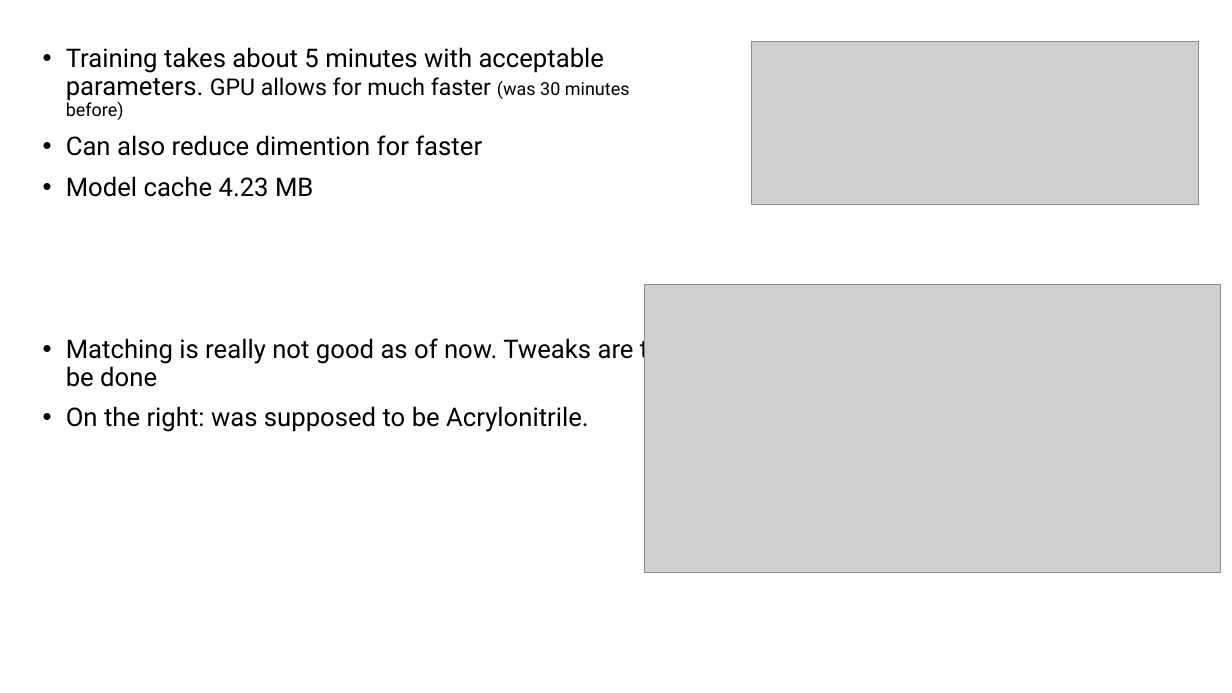
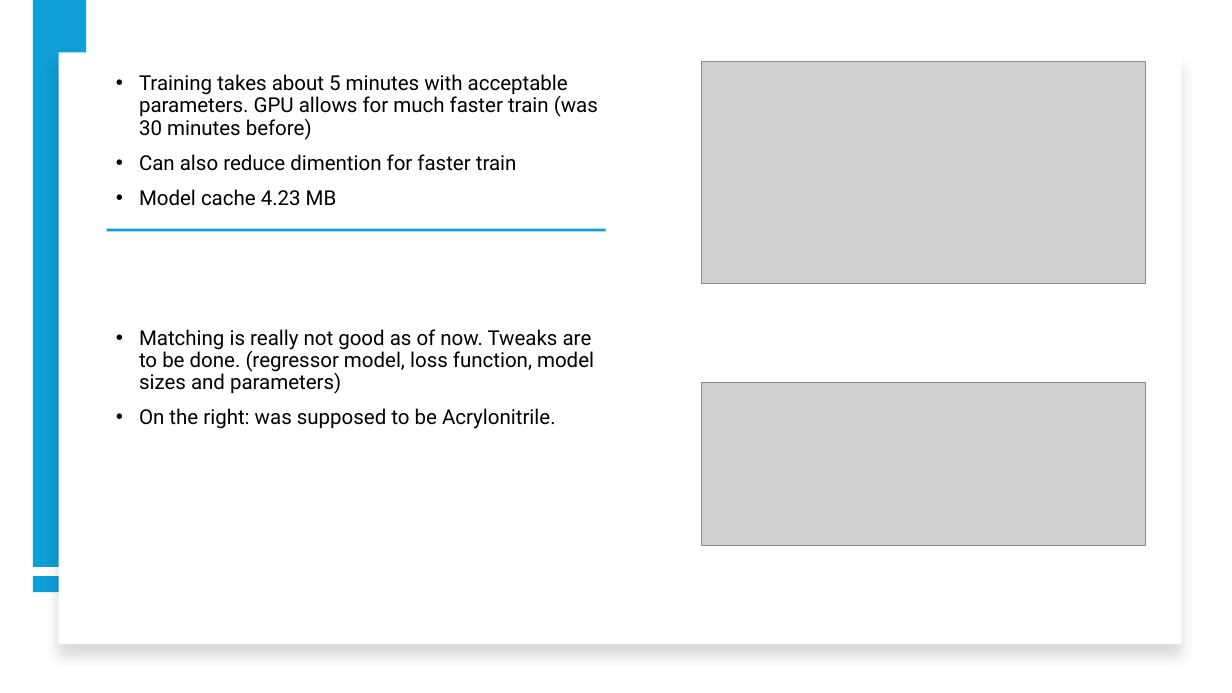
Before and after one commit to blichub/temp_raman_personal, a slide deck: slide 6 of raman_week11.pptx. Drawn at 1232x693 pixels with LibreOffice and Linux fonts; fonts in the diff are those of the drawing; grey boxes stand for pictures. Boxes give left, top, right and bottom in pixels: in the first picture for what was removed or moved away, otherwise in the second. Text is boxed around its words. In the diff, an @@ line names an element or a change of style, - is before the commit and + after.

```diff
--- a/raman_week11.pptx
+++ b/raman_week11.pptx
@@ rectangle added at <box>33,0,86,567</box>, fill #0F9ED5 @@
@@ text "Training takes about 5 minutes ...": place and size @@
-text "Training takes about 5 minutes ..." at <box>66,47,663,432</box>
+text "Training takes about 5 minutes ..." at <box>139,74,598,429</box>
@@ text "Training takes about 5 minutes ..." at <box>139,74,598,429</box>: vertical alignment top to middle @@
@@ rectangle added at <box>58,53,1181,645</box>, fill #FFFFFF @@
@@ text at <box>139,74,598,171</box>: text changed; size 20 to 16 pt @@
-• Training takes about 5 minutes with acceptable parameters. GPU allows for much faster (was 30 minutes before)
-• Can also reduce dimention for faster
+• Training takes about 5 minutes with acceptable parameters. GPU allows for much faster train (was 30 minutes before)
+• Can also reduce dimention for faster train
@@ picture: place and size @@
-picture at <box>644,285,1221,573</box>
+picture at <box>702,62,1146,284</box>
@@ text at <box>139,189,556,429</box>: size 20 to 16 pt in "Model cache 4.23 MB", "On the right: was supposed to be ..." @@
@@ rectangle added at <box>106,229,605,232</box>, fill #0F9ED5 @@
@@ text at <box>139,329,594,394</box>: text changed; size 20 to 16 pt @@
-• Matching is really not good as of now. Tweaks are to be done
+• Matching is really not good as of now. Tweaks are to be done. (regressor model, loss function, model sizes and parameters)
@@ picture: place and size @@
-picture at <box>752,42,1199,205</box>
+picture at <box>702,383,1146,545</box>
@@ rectangle added at <box>33,576,87,592</box>, fill #0F9ED5 @@
```
Also in this commit, not shown: 1 slide added, 1 other file.
